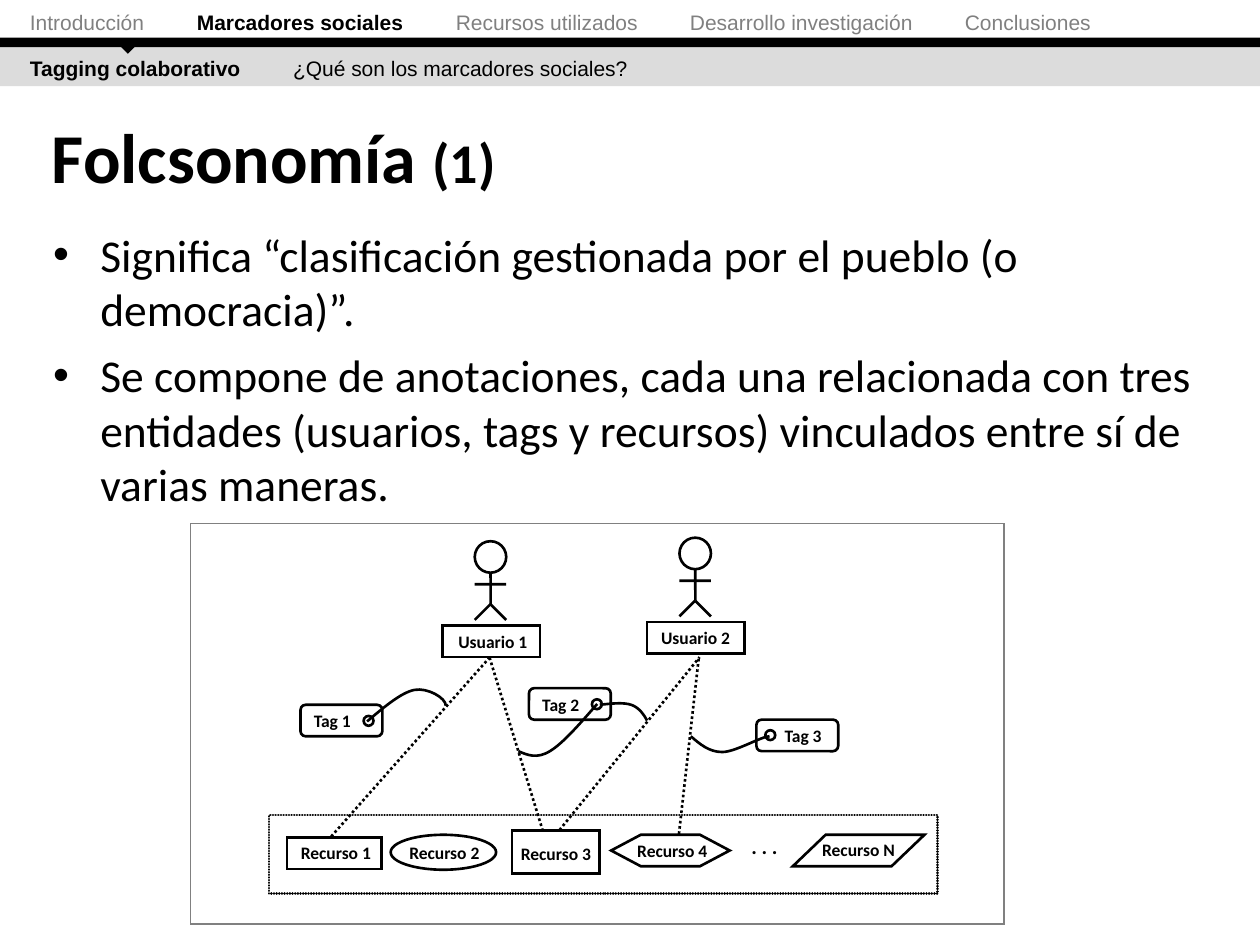
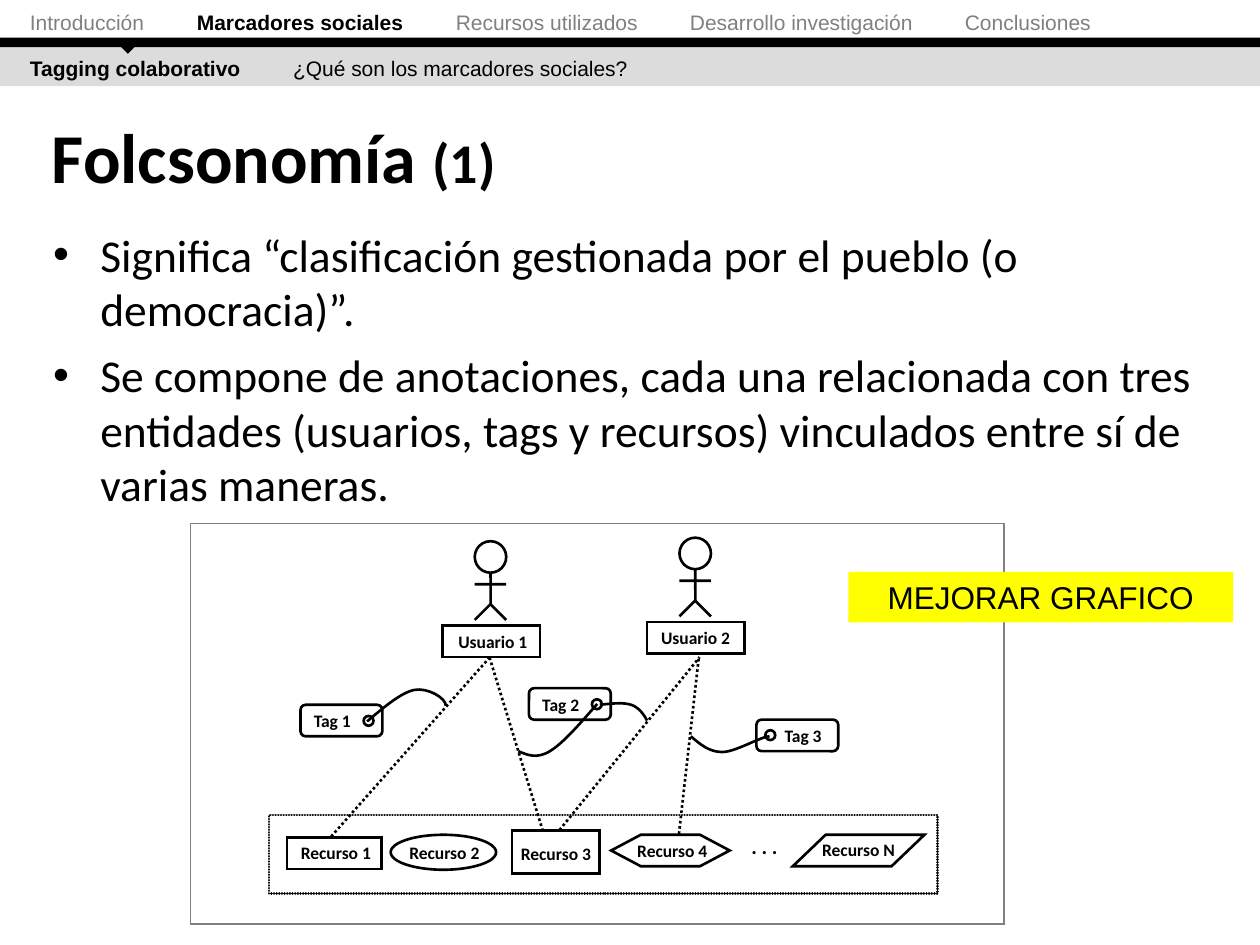
Before and after one commit to ak907kenai/nicotournetesis, a slide deck: slide 13 of docs_trunk/Nicolás Tourné - Presentación Tesis (v2).ppt. Drawn at 1260x945 pixels with LibreOffice and Linux fonts; fonts in the diff are those of the drawing. Boxes give left, top, right and bottom in pixels: in the first picture for what was removed or moved away, otherwise in the second. Text is boxed around its words. In the diff, an @@ line names an element or a change of style, - is before the commit and + after.

```diff
--- a/docs_trunk/Nicolás Tourné - Presentación Tesis (v2).ppt
+++ b/docs_trunk/Nicolás Tourné - Presentación Tesis (v2).ppt
@@ rectangle added at (x1=848, y1=572, x2=1232, y2=622), fill #FFFF00, 18 pt, text #000000 @@
+MEJORAR GRAFICO
```
Also in this commit, not shown: 19 other slides changed, 3 slides removed.
